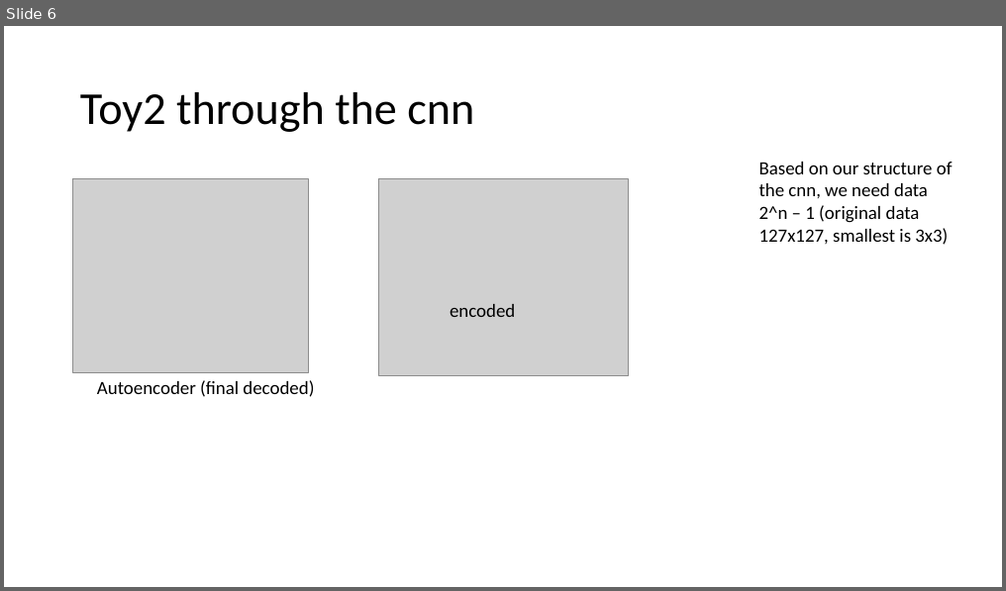
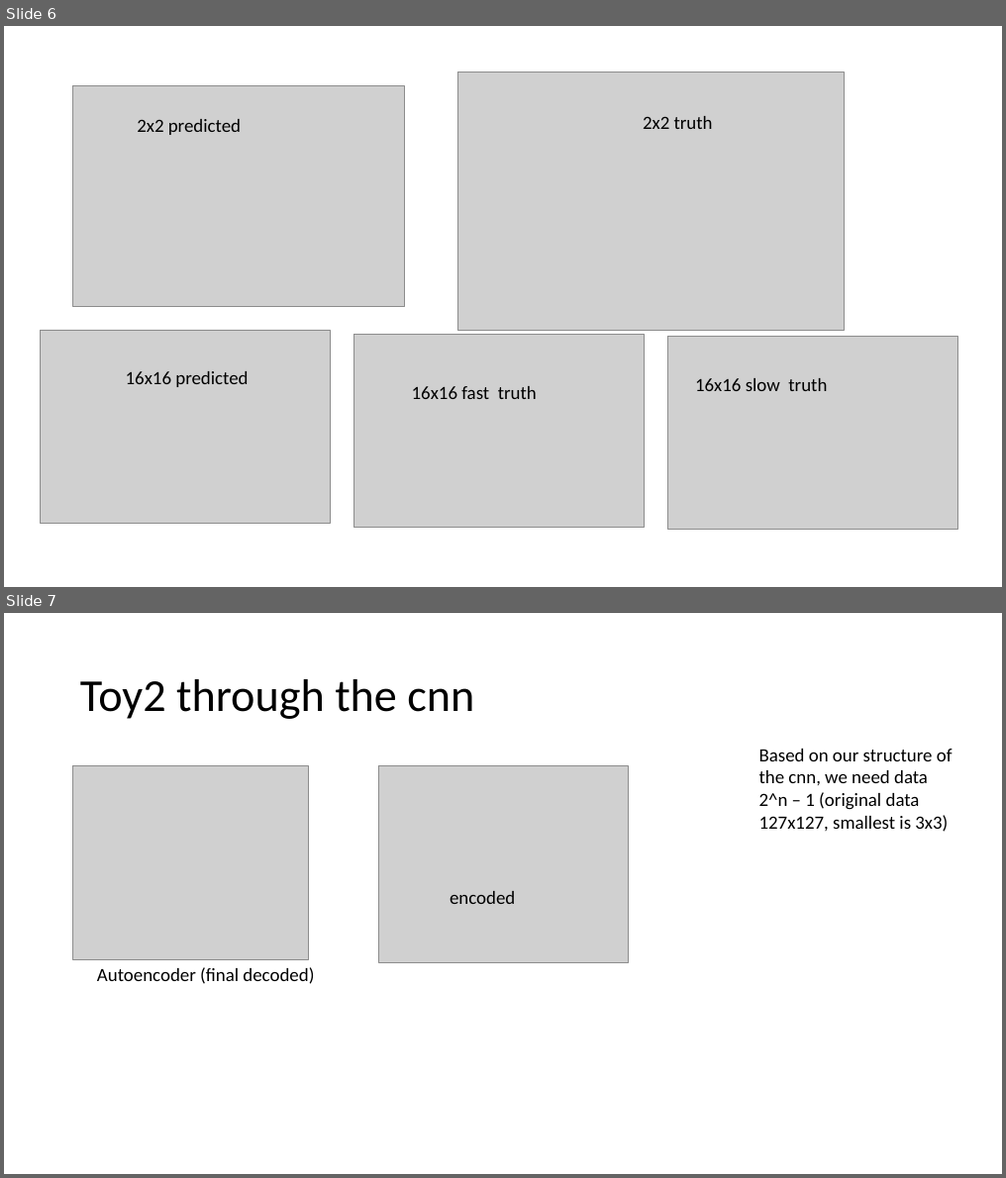
Before and after one commit to KatieJ16/Time_Space_multiscale, a slide deck: notes/Oct_26_averaging_and_toy2.pptx. Shown one above the other, each under a label of ours: slide 6 before the commit, slides 6 and 7 after it. The pictures are 1006x591 and 1006x1178 pixels, drawn with LibreOffice and Linux fonts; fonts in the diff are those of the drawing; grey boxes stand for pictures. Boxes give left, top, right and bottom in pixels: in the first picture for what was removed or moved away, otherwise in the second. Text is boxed around its words. In the diff, an @@ line names an element or a change of style, - is before the commit and + after.

```diff
--- a/notes/Oct_26_averaging_and_toy2.pptx
+++ b/notes/Oct_26_averaging_and_toy2.pptx
@@ slide 6 added at [4,26,1002,587], background #FFFFFF @@
@@ picture added at [457,73,845,330] @@
@@ picture added at [73,85,405,307] @@
@@ text added at [137,119,241,135], 18 pt, text #000000 @@
+2x2 predicted
@@ text added at [643,116,713,129], 18 pt, text #000000 @@
+2x2 truth
@@ picture added at [40,330,331,523] @@
@@ picture added at [353,335,645,528] @@
@@ picture added at [668,336,958,529] @@
@@ text added at [126,372,248,387], 18 pt, text #000000 @@
+16x16 predicted
@@ text added at [695,378,827,391], 18 pt, text #000000 @@
+16x16 slow truth
@@ text added at [412,386,537,399], 18 pt, text #000000 @@
+16x16 fast truth
@@ what was slide 6 is now slide 7 @@
```
Also in this commit, not shown: 2 slides changed, 4 other files.
